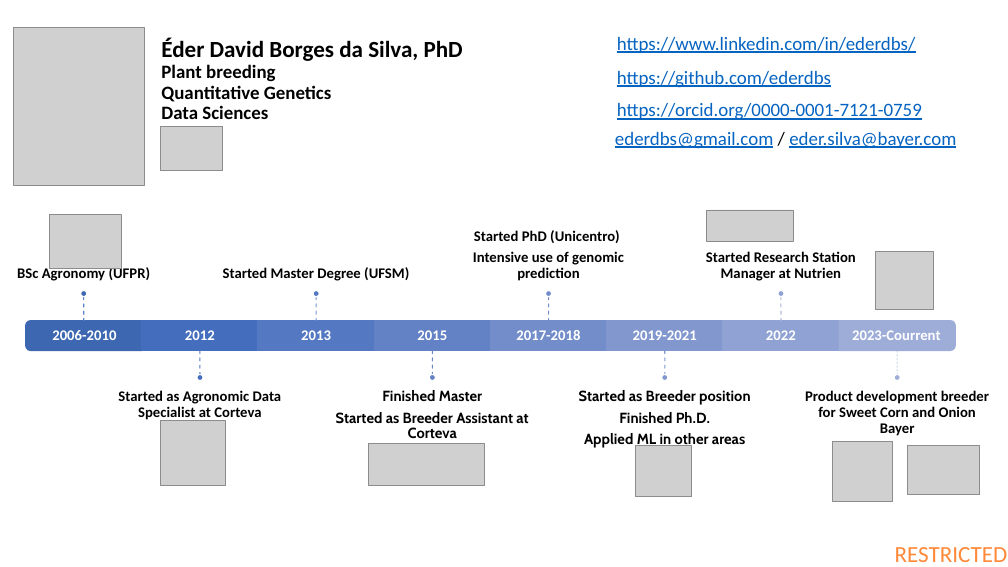
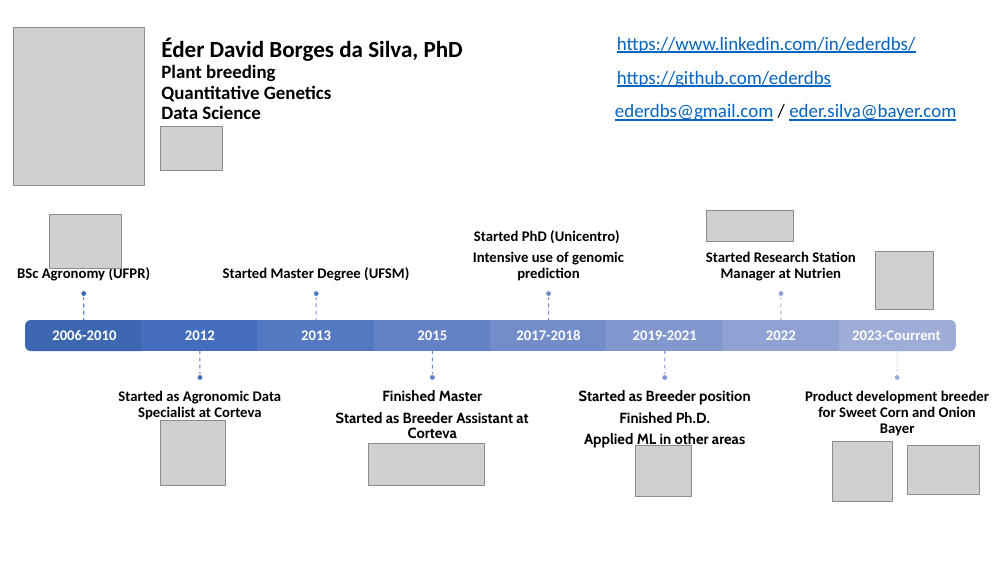
Before and after one commit to Bayer-Group/course-AI-UFV, a slide deck: slide 2 of 00. Introdução curso/Introdução_Curso.pptx (slide 1 before the commit). Drawn at 1008x567 pixels with LibreOffice and Linux fonts; fonts in the diff are those of the drawing; grey boxes stand for pictures; background and template pictures are left out. Boxes give left, top, right and bottom in pixels: in the first picture for what was removed or moved away, otherwise in the second. Text is boxed around its words. In the diff, an @@ line names an element or a change of style, - is before the commit and + after.

```diff
--- a/00. Introdução curso/Introdução_Curso.pptx
+++ b/00. Introdução curso/Introdução_Curso.pptx
@@ title at bbox=[161, 37, 463, 119]: text changed @@
-Éder David Borges da Silva, PhD
-Plant breeding
-Quantitative Genetics
-Data Sciences
+Éder David Borges da Silva, PhD
+Plant breeding
+Quantitative Genetics
+Data Science
@@ text "ederdbs@gmail.com / eder.silva@bayer.com": place and size @@
-text "ederdbs@gmail.com / eder.silva@bayer.com" at bbox=[615, 132, 956, 149]
+text "ederdbs@gmail.com / eder.silva@bayer.com" at bbox=[615, 104, 956, 121]
@@ text removed at bbox=[617, 103, 922, 120] @@
-https://orcid.org/0000-0001-7121-0759
@@ rectangle added at bbox=[895, 536, 1007, 567], fill #FFFFFF, outline #FFFFFF 1 pt @@
```
Also in this commit, not shown: 2 other slides changed, 3 slides added, 3 slides removed, 1 other file.
